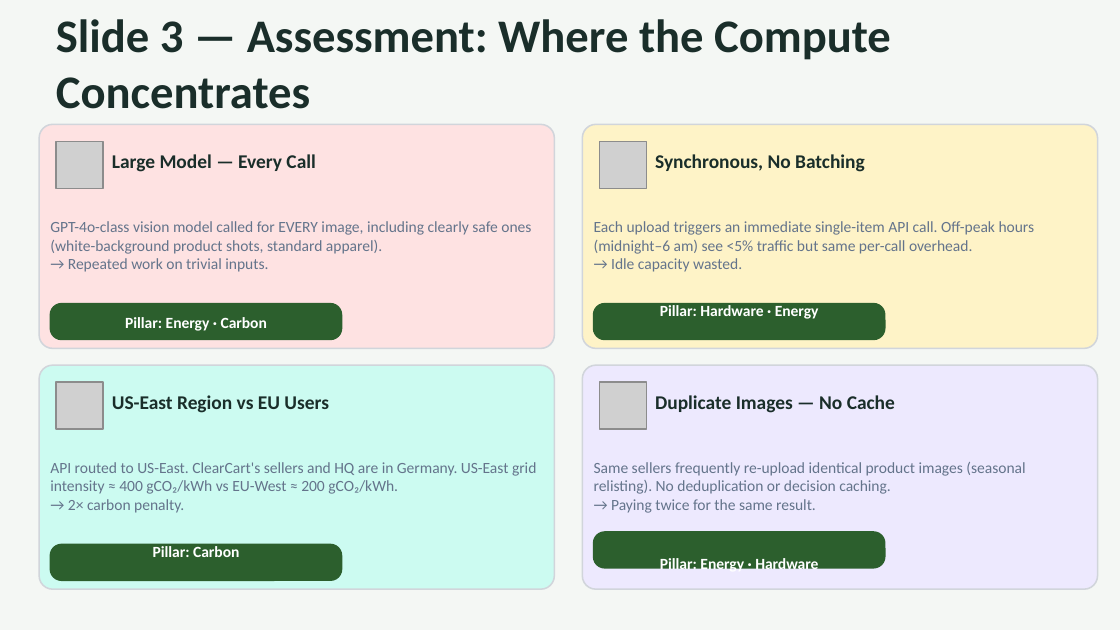
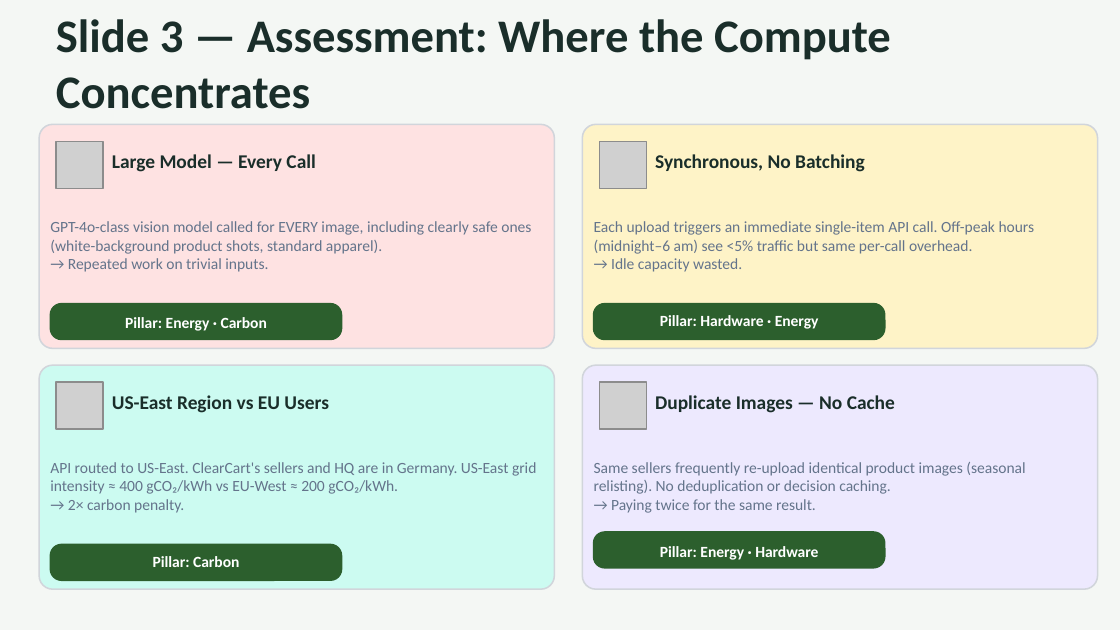
Before and after one commit to Dilia108/lab_green-tech-assessment, a slide deck: slide 5 of ClearCart_GreenTech_Assessment.pptx. Drawn at 1120x630 pixels with LibreOffice and Linux fonts; fonts in the diff are those of the drawing; grey boxes stand for pictures. Boxes give left, top, right and bottom in pixels: in the first picture for what was removed or moved away, otherwise in the second. Text is boxed around its words. In the diff, an @@ line names an element or a change of style, - is before the commit and + after.

Commit message:
change_v3

```diff
--- a/ClearCart_GreenTech_Assessment.pptx
+++ b/ClearCart_GreenTech_Assessment.pptx
@@ text "Pillar: Hardware · Energy": place and size @@
-text "Pillar: Hardware · Energy" at (660, 305, 819, 319)
+text "Pillar: Hardware · Energy" at (660, 315, 819, 329)
@@ text "Pillar: Energy · Hardware" rewrapped from (660, 556, 818, 574) to (660, 546, 818, 560) @@
@@ text "Pillar: Carbon": place and size @@
-text "Pillar: Carbon" at (153, 543, 239, 557)
+text "Pillar: Carbon" at (153, 556, 239, 567)
```
